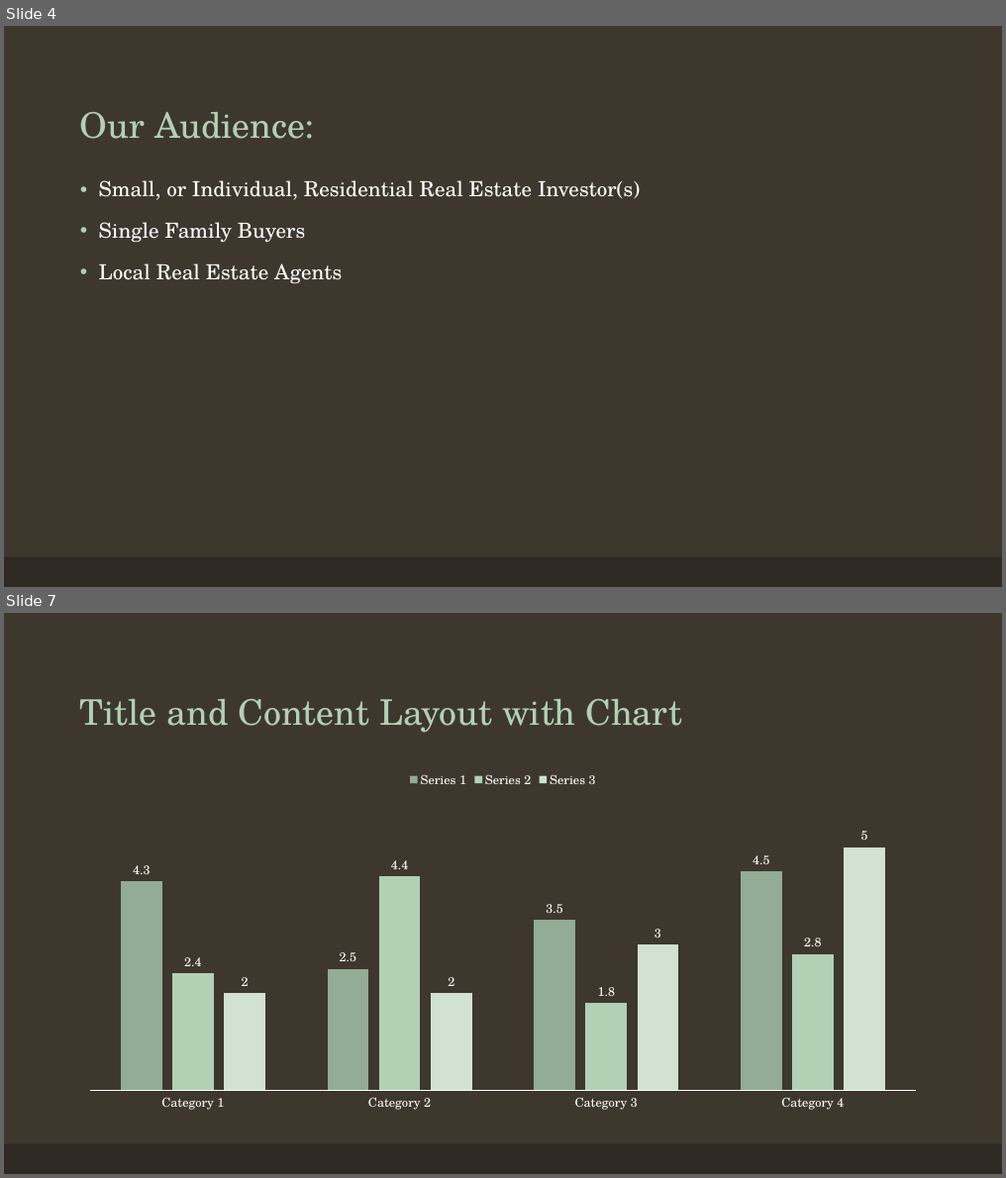
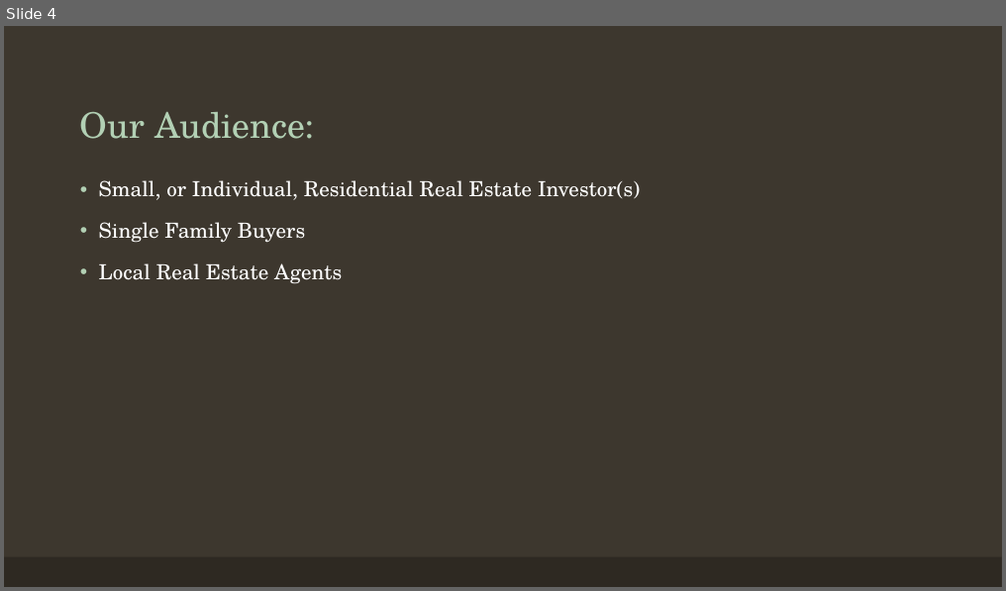
Before and after one commit to ashnikzad/AZ-Real-Estate-Analyisis, a slide deck: Team 2 Presentation.pptx. Shown one above the other, each under a label of ours: slides 4 and 7 before the commit, slide 4 after it; the slides between them are not shown. The pictures are 1006x1178 and 1006x591 pixels, drawn with LibreOffice and Linux fonts; fonts in the diff are those of the drawing. Boxes give left, top, right and bottom in pixels: in the first picture for what was removed or moved away, otherwise in the second. Text is boxed around its words. In the diff, an @@ line names an element or a change of style, - is before the commit and + after.

```diff
--- a/Team 2 Presentation.pptx
+++ b/Team 2 Presentation.pptx
@@ slide 7 removed at (4,613,1002,1174), background #3D372E; not listed: 1 template element that a slide beside it also shows @@
@@ title removed at (80,699,682,733) @@
-Title and Content Layout with Chart
@@ column chart removed at (73,762,934,1119) @@
-categories: Category 1, Category 2, Category 3, Category 4
-Series 1: 4.3, 2.5, 3.5, 4.5
-Series 2: 2.4, 4.4, 1.8, 2.8
-Series 3: 2, 2, 3, 5
```
Also in this commit, not shown: 5 slides changed, 7 slides added, 11 other slides removed.
